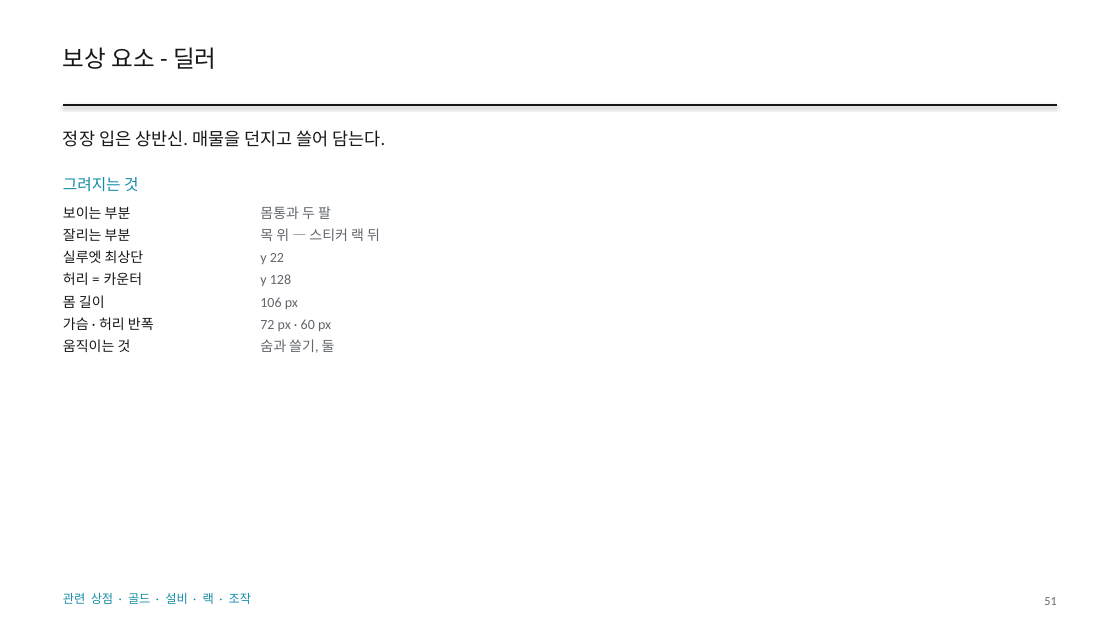
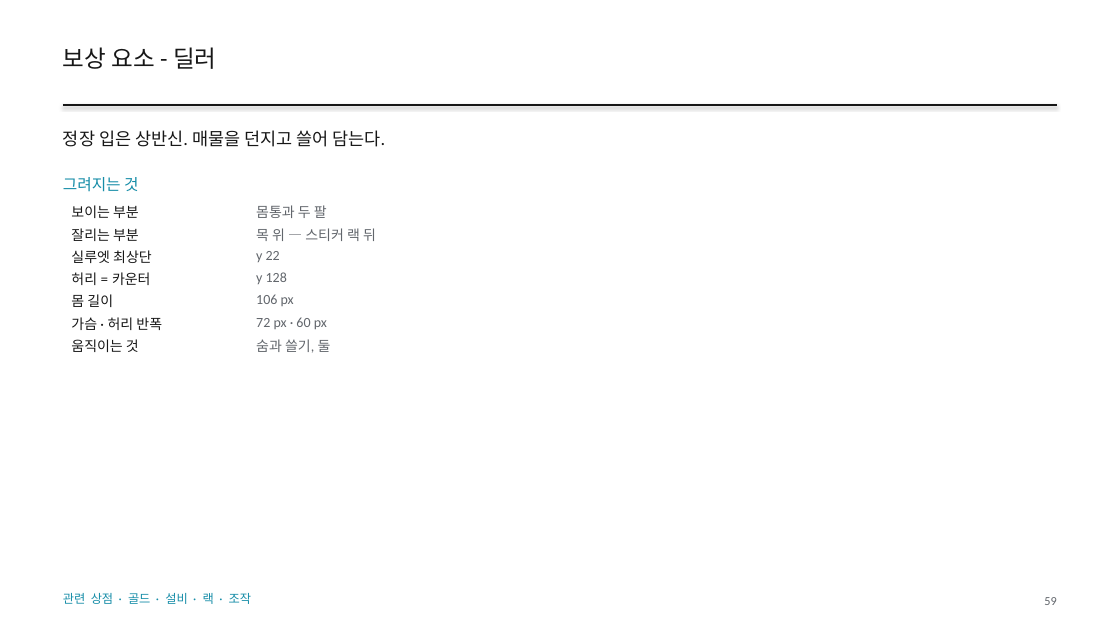
Before and after one commit to GGbong69/test-03, a slide deck: slide 59 of docs/HIGHTONE_기획서.pptx (slide 51 before the commit). Drawn at 1120x630 pixels with LibreOffice and Linux fonts; fonts in the diff are those of the drawing. Boxes give left, top, right and bottom in pixels: in the first picture for what was removed or moved away, otherwise in the second. Text is boxed around its words. In the diff, an @@ line names an element or a change of style, - is before the commit and + after.

```diff
--- a/docs/HIGHTONE_기획서.pptx
+++ b/docs/HIGHTONE_기획서.pptx
@@ text removed at [63, 206, 131, 219] @@
-보이는 부분
@@ table added at [63, 200, 1057, 357], 7 rows, 2 columns @@
+보이는 부분 | 몸통과 두 팔
+잘리는 부분 | 목 위 — 스티커 랙 뒤
+실루엣 최상단 | y 22
+허리 = 카운터 | y 128
+몸 길이 | 106 px
+가슴 · 허리 반폭 | 72 px · 60 px
+움직이는 것 | 숨과 쓸기, 둘
@@ text removed at [260, 206, 331, 219] @@
-몸통과 두 팔
@@ text removed at [63, 228, 131, 241] @@
-잘리는 부분
@@ text removed at [260, 228, 380, 241] @@
-목 위 — 스티커 랙 뒤
@@ text removed at [63, 250, 144, 263] @@
-실루엣 최상단
@@ text removed at [260, 253, 284, 264] @@
-y 22
@@ text removed at [63, 272, 143, 285] @@
-허리 = 카운터
@@ text removed at [63, 295, 105, 308] @@
-몸 길이
@@ text removed at [260, 274, 291, 286] @@
-y 128
@@ text removed at [260, 297, 298, 309] @@
-106 px
@@ text removed at [63, 317, 154, 330] @@
-가슴 · 허리 반폭
@@ text removed at [260, 319, 331, 331] @@
-72 px · 60 px
@@ text removed at [63, 339, 131, 352] @@
-움직이는 것
@@ text removed at [260, 339, 335, 353] @@
-숨과 쓸기, 둘
@@ text at [1044, 597, 1056, 605]: text changed @@
-51
+59
```
Also in this commit, not shown: 81 other slides changed, 11 slides added, 3 slides removed, 3 other files.
